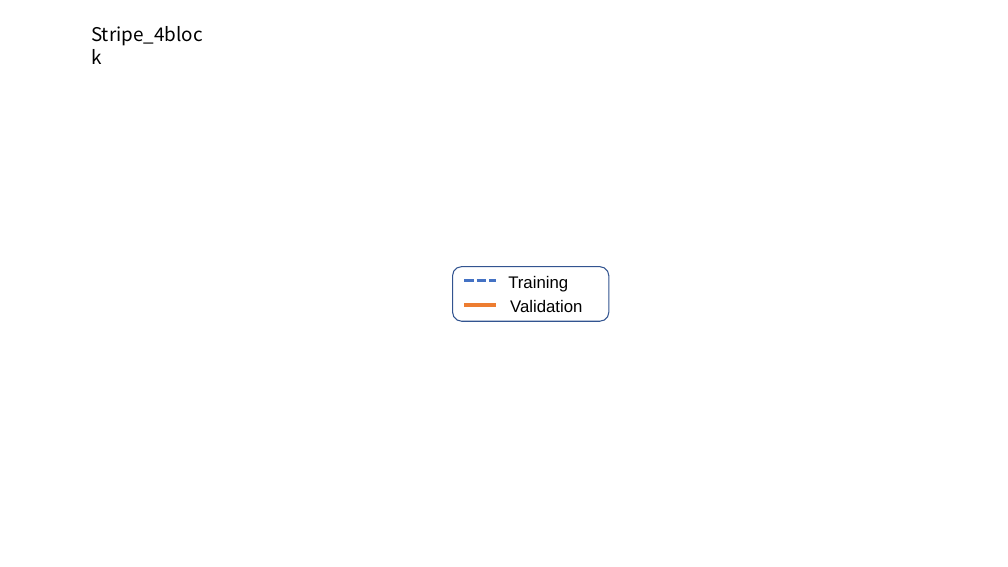
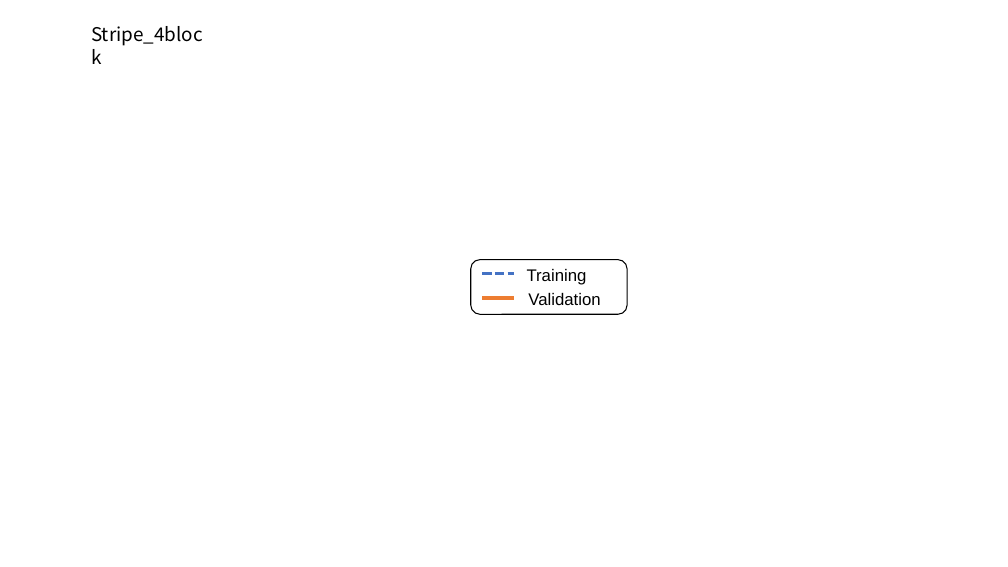
Before and after one commit to f-hasubo/paperTemplate, a slide deck: slide 2 of thesis5ECTemplate/conponent/fig_pdf/graph1.pptx. Drawn at 1008x567 pixels with LibreOffice and Linux fonts; fonts in the diff are those of the drawing. Boxes give left, top, right and bottom in pixels: in the first picture for what was removed or moved away, otherwise in the second. Text is boxed around its words. In the diff, an @@ line names an element or a change of style, - is before the commit and + after.

```diff
--- a/thesis5ECTemplate/conponent/fig_pdf/graph1.pptx
+++ b/thesis5ECTemplate/conponent/fig_pdf/graph1.pptx
@@ rounded rectangle: place and size @@
-rounded rectangle at [453,267,609,321]
+rounded rectangle at [471,259,628,314]
@@ rounded rectangle at [471,259,628,314]: outline #325491 1 pt to #000000 1 pt @@
@@ 2 texts, 2 lines: place and size @@
-2 texts, 2 lines at [464,276,582,312]
+2 texts, 2 lines at [482,269,600,305]
```
Also in this commit, not shown: 3 other slides changed, 19 other files.
